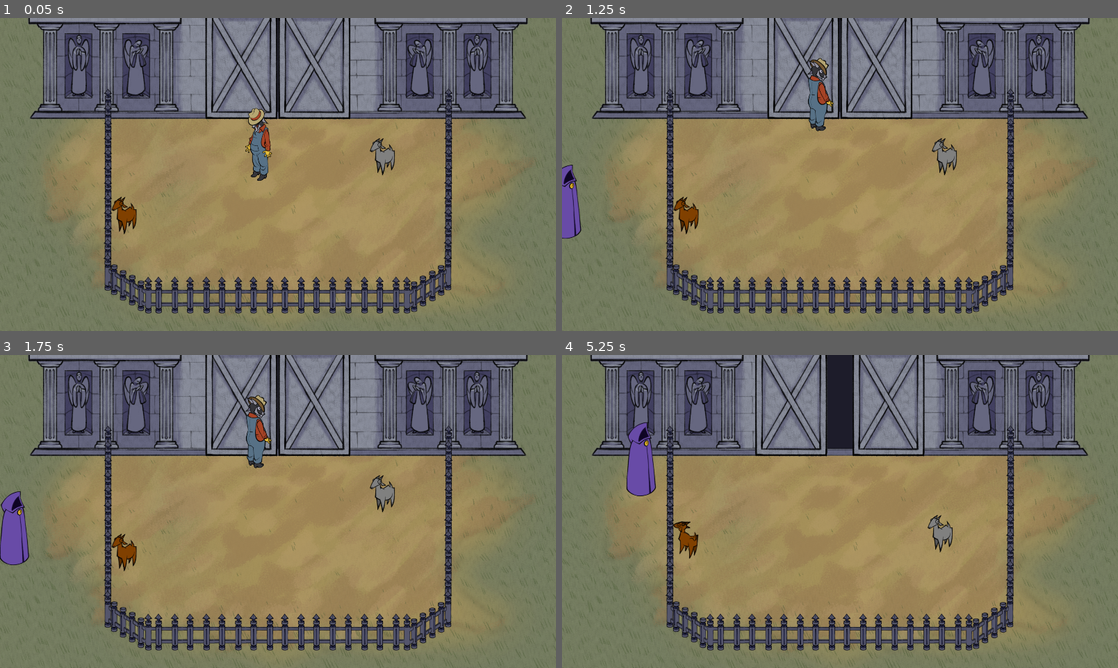
Above: before the commit, frames 1-4 (two rows, left to right).
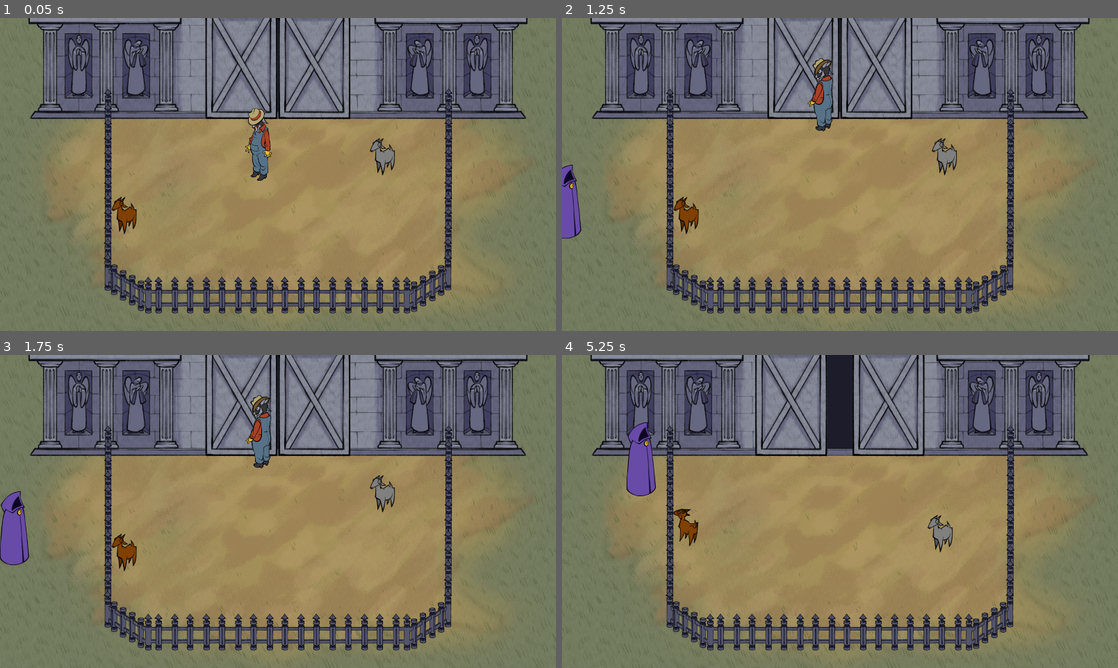
Above: after the commit, the same moments.

Repository: jadicodes/goat-game
Game: Godot game, scene res://farm/farm.tscn
Two runs of this game, one before a commit and one after it. Both use one fixed random seed, a clock stepped at 60 frames per second and the inputs below.
Inputs (mouse positions are in pixels of both pictures, inside the frame that each line leads up to):
- Up to frame 1 (0.05 s): no input
- Up to frame 2 (1.25 s): tap Enter at 0.5 s; move the mouse to (812, 237) at 0.52 s; hold W (move_up) from 0.53 s (still down); hold E (interact) from 0.53 s (still down); click (812, 237) at 0.67 s
- Up to frame 3 (1.75 s): release W (move_up) at 1.25 s; release E (interact) at 1.25 s; drag from (444, 558) to (278, 417) at 1.27 s
- Up to frame 4 (5.25 s): move the mouse to (673, 464) at 2.02 s; hold A (move_left) 2.03-2.75 s; tap Alt at 2.1, 5.1 s; drag from (867, 511) to (684, 561) at 2.77 s; move the mouse to (756, 433) at 3.52 s; hold S (move_down) 3.53-4.25 s; hold E (interact) 3.53-4.25 s; drag from (962, 495) to (756, 433) at 4.27 s; move the mouse to (728, 527) at 5.02 s; hold W (move_up) from 5.03 s (still down); click (728, 527) at 5.17 s

Frame 1 is identical in both runs. In frame 2, 0.7% of the frame differs, in the area x 44-49%, y 12-37%; in frame 3, 0.7%; in frame 4, 0.4%.

Commit message:
Switch CharacterBodys to floating motion mode

Diff:
--- a/project/farmer/farmer.tscn
+++ b/project/farmer/farmer.tscn
@@ -13,6 +13,7 @@
 
 [node name="Farmer" type="CharacterBody2D"]
 collision_mask = 9
+motion_mode = 1
 script = ExtResource("1_7h16g")
 
 [node name="DirectionalSprite2D" type="Sprite2D" parent="."]
--- a/project/goat/goat.tscn
+++ b/project/goat/goat.tscn
@@ -48,6 +48,7 @@
 y_sort_enabled = true
 collision_layer = 6
 collision_mask = 8
+motion_mode = 1
 script = ExtResource("1_rf04r")
 
 [node name="DirectionalSprite2D" type="Sprite2D" parent="."]
--- a/project/shopper/shopper.tscn
+++ b/project/shopper/shopper.tscn
@@ -43,6 +43,7 @@
 y_sort_enabled = true
 collision_layer = 4
 collision_mask = 5
+motion_mode = 1
 script = ExtResource("1_jyoi8")
 
 [node name="DirectionalSprite2D" type="Sprite2D" parent="."]
